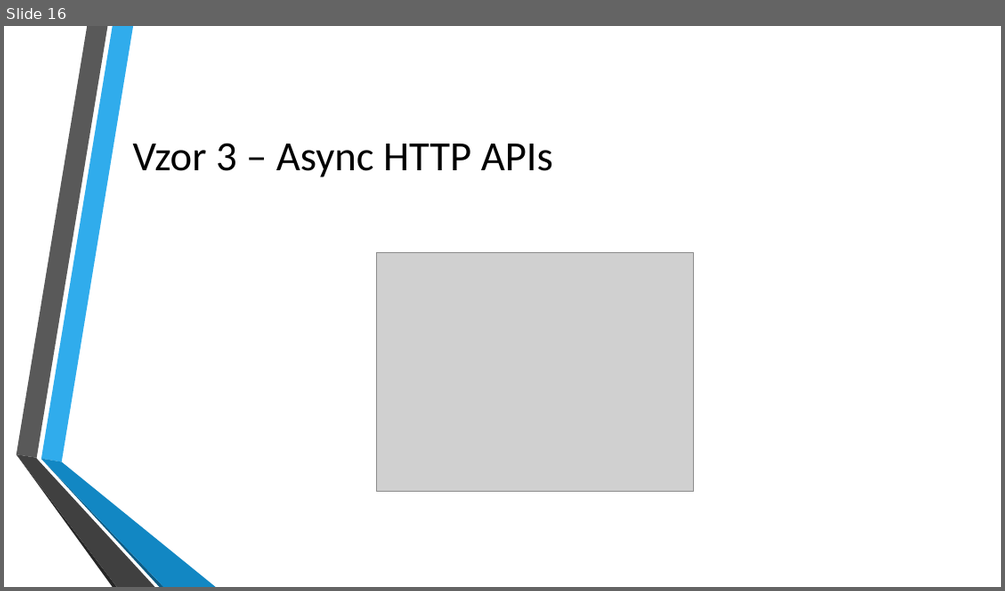
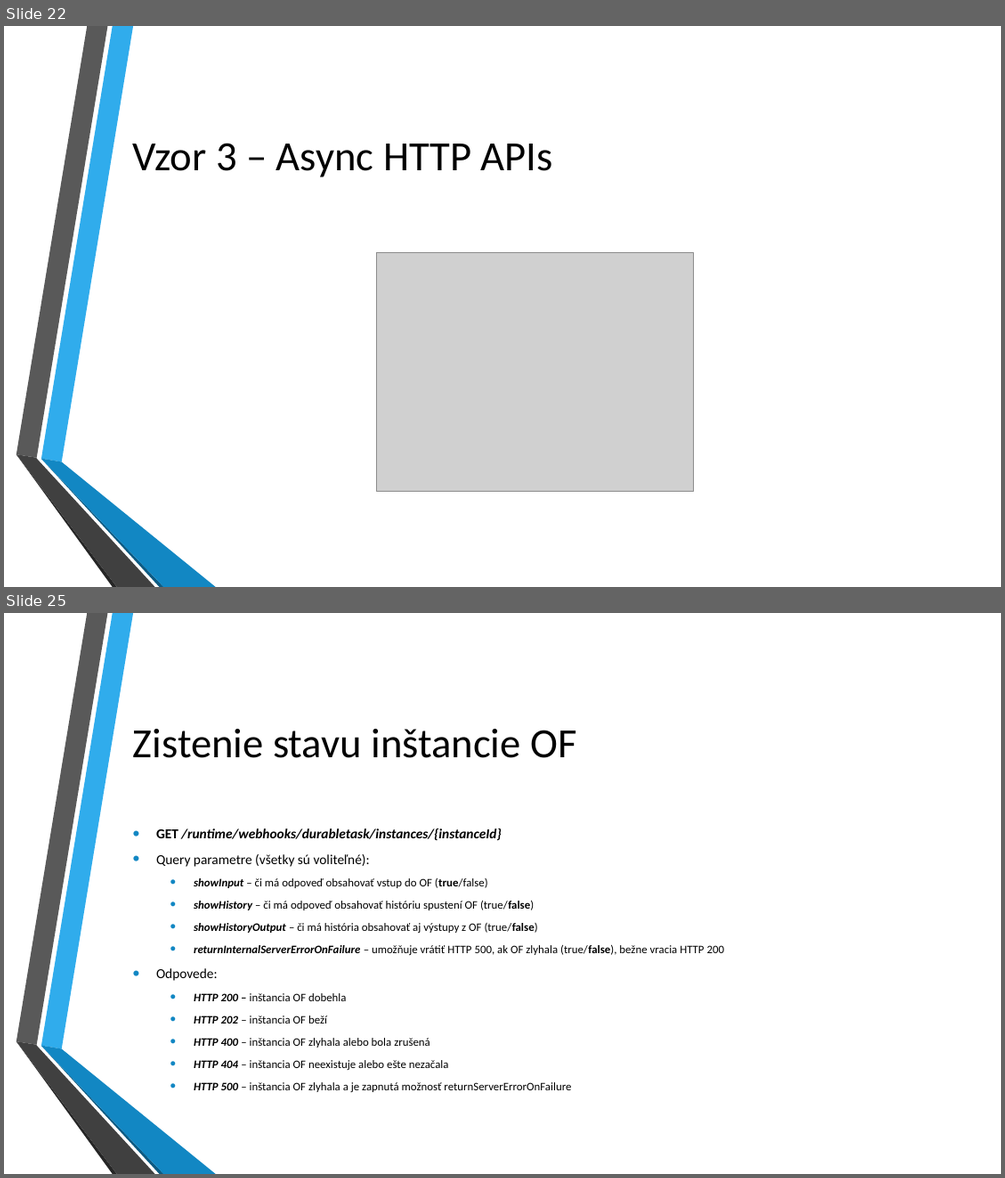
Before and after one commit to kubinko/Azure-Resources-Overview, a slide deck: 05 - Durable Functions/Durable Functions.pptx. Shown one above the other, each under a label of ours: slide 16 before the commit, slides 22 and 25 after it; the slides between them are not shown. The pictures are 1005x591 and 1005x1178 pixels, drawn with LibreOffice and Linux fonts; fonts in the diff are those of the drawing; grey boxes stand for pictures; background and template pictures are left out. Boxes give left, top, right and bottom in pixels: in the first picture for what was removed or moved away, otherwise in the second. Text is boxed around its words. In the diff, an @@ line names an element or a change of style, - is before the commit and + after.

```diff
--- a/05 - Durable Functions/Durable Functions.pptx
+++ b/05 - Durable Functions/Durable Functions.pptx
@@ slide 25 added at [4, 613, 1001, 1174], background picture (left out); not listed: 6 template elements that a slide beside it also shows @@
@@ title added at [133, 729, 576, 758], 40 pt, text #000000 @@
+Zistenie stavu inštancie OF
@@ text added at [156, 827, 725, 1092], 11 pt, text #000000 @@
+• GET /runtime/webhooks/durabletask/instances/{instanceId}
+• Query parametre (všetky sú voliteľné):
+  • showInput – či má odpoveď obsahovať vstup do OF (true/false)
+  • showHistory – či má odpoveď obsahovať históriu spustení OF (true/false)
+  • showHistoryOutput – či má história obsahovať aj výstupy z OF (true/false)
+  • returnInternalServerErrorOnFailure – umožňuje vrátiť HTTP 500, ak OF zlyhala (true/false), bežne vracia HTTP 200
+• Odpovede:
+  • HTTP 200 – inštancia OF dobehla
+  • HTTP 202 – inštancia OF beží
+  • HTTP 400 – inštancia OF zlyhala alebo bola zrušená
+  • HTTP 404 – inštancia OF neexistuje alebo ešte nezačala
+  • HTTP 500 – inštancia OF zlyhala a je zapnutá možnosť returnServerErrorOnFailure
@@ what was slide 16 is now slide 22 @@
```
Also in this commit, not shown: 10 slides changed, 20 other slides added.
